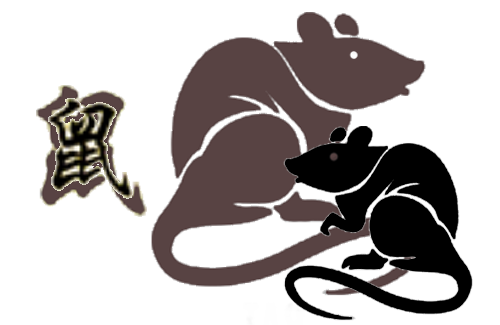
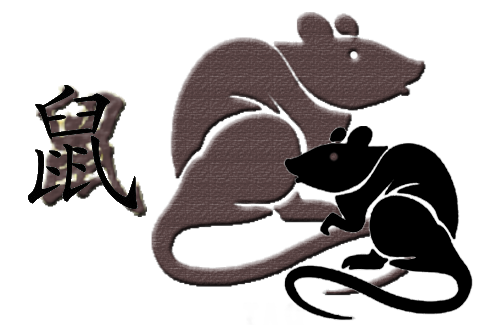
Before/after of a 500×325 layered artwork. What changed in the layer stack:
added layer "Warstwa 1" above "bazowa znak chinski-mysz kopia" over [28,85,138,209]
hid "bazowa znak chinski-mysz kopia" over [48,98,133,199]
